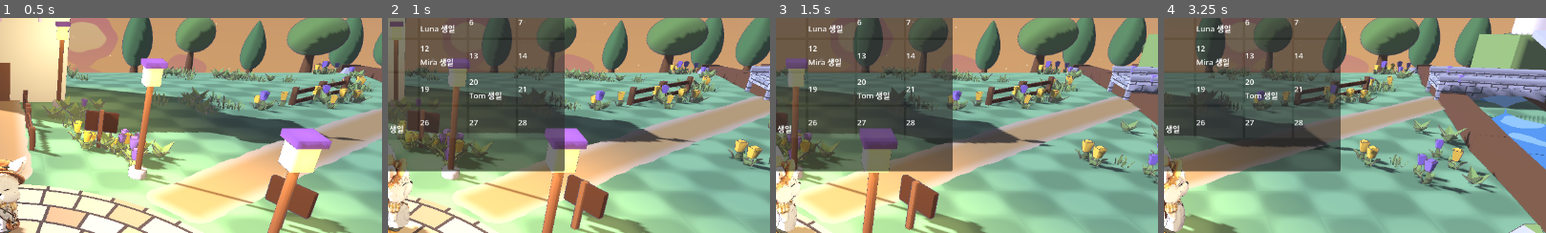
Above: before the commit, frames 1-4 (left to right).
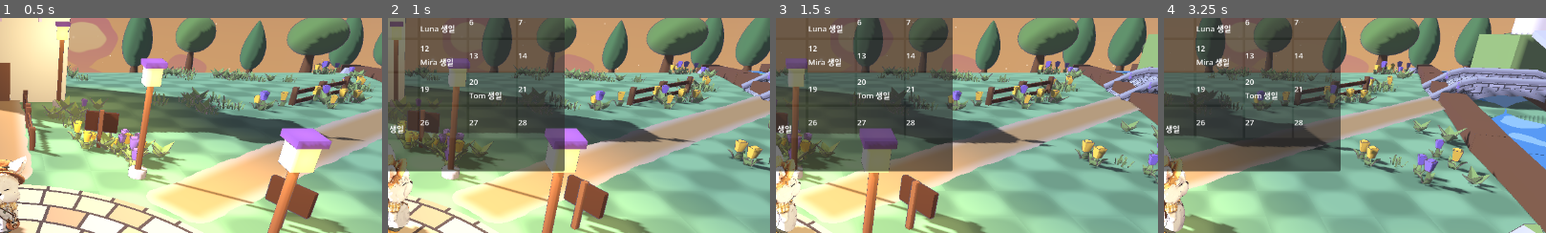
Above: after the commit, the same moments.

Repository: ui2030/cozy_vale
Game: Godot game, scene res://world/world.tscn
Two runs of this game, one before a commit and one after it. Both use one fixed random seed, a clock stepped at 60 frames per second and the inputs below.
Inputs (mouse positions are % of the whole screen's width and height, from its top left):
- Up to frame 1 (0.5 s): no input
- Up to frame 2 (1 s): tap Enter at 0.5 s; move the mouse to (72, 45) at 0.52 s; hold D (move_right) from 0.53 s (still down); hold C (calendar) from 0.53 s (still down); click (72, 45) at 0.67 s; tap Space at 0.77 s
- Up to frame 3 (1.5 s): release D (move_right) at 1.25 s; release C (calendar) at 1.25 s; drag from (30, 55) to (45, 70) at 1.27 s
- Up to frame 4 (3.25 s): move the mouse to (60, 28) at 2.02 s; hold D (move_right) 2.03-2.75 s; hold Q (cycle_seed) 2.03-2.75 s; drag from (45, 70) to (20, 35) at 2.77 s
The pictures show only the part of the screen within x 50-100%, y 25-75%; the shares and areas given below are measured in that part.

Frame 1 is identical in both runs. In frame 2, 0.7% of the frame differs, in the area x 92-100%, y 22-39%; in frame 3, 1.3%; in frame 4, 1.8%, in the area x 67-100%, y 22-42%.

Commit message:
feat: 돌다리 혹등 라운딩 — 데크·난간 곡선화
- deck_top() 단일 출처 = npc_system._deck_y와 동일식(도하 발높이 오차 <0.001 단언)
- 데크·난간·갓돌 12세그먼트 곡선(현 길이 기준, 갓돌 15% 겹침), 끝단 지면과 무턱 접합
- 셰이더 uv_shift 누적 호길이 주입 = 벽돌 켜가 조각 경계에서 안 끊김
- 아치 벽 윗변을 램프 CSG 감산으로 휜 데크 밑에 정합(관정 무틈·강둑 무돌출)
- 등나무 앵커 1.32→1.02(낮아진 난간 추종, 공중 부양 수정)
- 발견 기록: 플레이어는 데크 리프트 없음(기존) — 별도 카드
- 테스트 10종 PASS, 스샷 lookdev/shots/bridge_round

Diff:
--- a/tests/test_core.gd
+++ b/tests/test_core.gd
@@ -425,6 +425,14 @@
 	# ── 데크 높이 리프트 (다리 위에서만 들림 = 발이 물에 안 잠김)
 	assert(absf(N._deck_y(BR[0]) - N.DECK_Y) < 0.001, "다리 중심 = 데크 높이")
 	assert(N._deck_y(BR[0] + Vector2(10, 0)) == 0.0, "다리 밖 = 지면")
+	# ── 휜 데크(캠버) = NPC 발높이 곡선과 동일식 (어긋나면 건너는 동안 발이 돌에 파묻히거나 뜬다)
+	var W2 := preload("res://world/world.gd")
+	for i in 13:
+		var dx := -3.0 + i * 0.5
+		assert(absf(W2.deck_top(dx) - N._deck_y(BR[0] + Vector2(dx, 0))) < 0.001,
+			"데크 상면 x=%.1f (%.3f) ≠ NPC 발높이 (%.3f)" % [dx, W2.deck_top(dx), N._deck_y(BR[0] + Vector2(dx, 0))])
+	assert(W2.deck_top(0.0) == N.DECK_Y, "관정 = DECK_Y")
+	assert(absf(W2.deck_top(3.0) - 0.1) < 0.05, "데크 끝이 지면 상면(0.1)과 턱 없이 물림")
 	# ── 로드/취침 점프: 그 시각 장소에 이미 배치 (단체 행군 방지)
 	GameClock.game_min = 13 * 60
 	_npcsys.snap_to_schedule()
--- a/world/bridge.gdshader
+++ b/world/bridge.gdshader
@@ -13,6 +13,9 @@
 uniform float joint = 0.05;    // 줄눈 두께(모델 단위)
 uniform float tone_var = 0.05; // 돌마다 명도 변주(수제 석재 느낌)
 uniform float curve_strength = 0.006;  // toon.gdshader와 동일 월드 곡률
+// 휜 데크·난간은 세그먼트 박스로 쪼개져 있어 모델좌표가 조각마다 0에서 다시 시작한다.
+// 조각 중심까지의 누적 호길이를 넣어 주면 벽돌 켜가 리셋되지 않고 이어진다(0 = 통짜 지오메트리).
+uniform vec2 uv_shift = vec2(0.0);
 
 // toon.gdshader와 같은 수채 단조 파라미터
 uniform float shadow_level : hint_range(0.0, 1.0) = 0.55;
@@ -48,6 +51,7 @@
 	} else {
 		uv = vec2(mpos.x, mpos.y);
 	}
+	uv += uv_shift;
 	float rowf = uv.y / course;
 	float row = floor(rowf);
 	float u = uv.x / brick + mod(row, 2.0) * 0.5;  // 켜마다 반 장 어긋남(벽돌 쌓기)
--- a/world/decor.gd
+++ b/world/decor.gd
@@ -672,7 +672,9 @@
 		for fs in [-1.0, 1.0]:
 			for ps in [-1.0, 1.0]:
 				var q: Vector2 = br + flow * (1.5 * fs) + perp * (2.2 * ps)
-				_drape(root, Vector3(q.x, 1.32, q.y), 0.45)
+				# 1.02 = 캠버 데크 갓돌 상단(world.gd deck_top(2.2)+0.40) — 혹등다리 v2에서 난간이
+				# 곡선을 타고 내려가므로 옛 평데크 값(1.32)이면 30cm 공중에 뜬다(스샷 실증).
+				_drape(root, Vector3(q.x, 1.02, q.y), 0.45)
 
 # 점 p에서 가장 가까운 강 세그먼트의 흐름 방향(y회전각) — world.gd _river_dir_at와 같은 식.
 func _river_dir_at(p: Vector2) -> float:
--- a/world/world.gd
+++ b/world/world.gd
@@ -23,9 +23,10 @@
 	return m
 
 # 돌다리 석조(벽돌 켜 쌓기) 머티리얼. 외곽선은 make_solid과 같은 next_pass 방식.
-func _bridge_mat() -> ShaderMaterial:
+func _bridge_mat(uv_shift := 0.0) -> ShaderMaterial:
 	var m := ShaderMaterial.new()
 	m.shader = BRIDGE_SHADER
+	m.set_shader_parameter("uv_shift", Vector2(uv_shift, 0.0))  # 휜 데크 세그먼트의 벽돌 켜 이어붙이기
 	var o := ShaderMaterial.new()
 	o.shader = ToonChar.OUTLINE
 	o.set_shader_parameter("width", 0.004)
@@ -682,22 +683,65 @@
 # 로컬 프레임(holder에 rotation.y=ang): +X = 강을 가로지름, +Z = 흐름 방향, 원점 = 다리 중심.
 #
 # 통행 계약 불변:
-#  · 데크 박스(6×0.3×3, 중심 y=0.75 → 상면 0.9)는 값까지 그대로다 — npc_system.DECK_Y=0.9 파생.
+#  · 데크 상면은 관정(x=0)에서 y=0.9 — npc_system.DECK_Y=0.9 파생. 아래 deck_top()이 그 단일 출처다.
 #  · 중앙 통로 z∈(-1.3,1.3)엔 아무것도 새로 넣지 않는다. 다리엔 충돌이 없어 플레이어·NPC는
 #    데크 아래 지면 높이로 지나간다 — 아치 구조를 통로에 채우면 캐릭터가 돌 속에 파묻힌다.
 #    그래서 아치는 양 측벽(스팬드럴)에만 뚫고, 가운데는 예전처럼 비워 둔다.
 #  · 충돌체 0 유지(CSGShape3D.use_collision 기본 false).
 const ARCH_R := 3.5     # 아치 원 반지름 — 크면 완만한 세그먼트 아치. 데크 밑(0.6) 안에 들어가야 한다.
-const ARCH_CY := -2.90  # 아치 원 중심 y (관정 = ARCH_CY + ARCH_R = 0.60 = 데크 밑면, 스프링 = 지면 y0)
+const ARCH_CY := -2.90  # 아치 원 중심 y (관정 = ARCH_CY + ARCH_R = 0.60 = 관정의 데크 밑면, 스프링 = 지면 y0)
 const ARCH_N := 11      # 홍예석(voussoir) 개수 — 아치 곡선을 두르는 다듬돌
+
+# ── 캠버(둥근 등마루) ────────────────────────────────────────────────
+# 데크 상면 높이 = npc_system._deck_y 와 **같은 식**이다. NPC는 데크 축(로컬 z=0) 위를 걷고
+# 경유 웨이포인트도 축 위라 반경거리 d = |x| — 두 식이 같은 곡선을 그린다. 그래서 건너는 동안
+# 발이 데크에 파묻히거나 뜨지 않는다(세그먼트 현 처짐 ≤0.047만 남는다).
+# 끝(|x|=3)은 0.103 ≈ 지면 상면 0.1이라 턱 없이 물린다. 최대 경사 35.4°로, 셰이더가 투영축을
+# 뒤집는 45°보다 낮아 벽돌 패턴이 경사면에서 꺾이지 않는다.
+const DECK_Y := 0.9        # 관정 높이 = npc_system.DECK_Y
+const DECK_RISE0 := 3.4    # 여기서 지면(= npc_system.DECK_HALF)
+const DECK_RISE1 := 1.5    # 여기부터 관정 평탄(= DECK_HALF - 1.9)
+const DECK_HALF_X := 3.0   # 경간 6의 절반
+const DECK_SEG := 12       # 곡선을 나눈 판석 수 (현 곡률에서 현 처짐 ≤0.047)
+
+static func deck_top(x: float) -> float:
+	return DECK_Y * smoothstep(DECK_RISE0, DECK_RISE1, absf(x))
 
 func _arch_bridge(parent: Node, at: Vector2, ang: float) -> void:
 	var h := Node3D.new()
 	h.position = Vector3(at.x, 0, at.y)
 	h.rotation.y = ang
 	parent.add_child(h)
-	# 데크(보도) — 위치·크기 불변, 재질만 석조 벽돌 패턴으로.
-	_box(h, Vector3(0, 0.75, 0), Vector3(6, 0.3, 3), C_STONE, 0.0).material_override = _bridge_mat()
+	# 데크·난간·갓돌을 deck_top() 곡선 위 세그먼트로 깐다(= 휜 데크). 세그먼트 상면이 현(chord)에
+	# 놓이도록 로컬 수직으로 두께의 절반만큼 내린다. 길이는 dx가 아니라 현 길이여야 한다 —
+	# 경사 35°에서 dx만 쓰면 조각 사이가 벌어진다.
+	var s_run := 0.0  # 누적 호길이 → 셰이더 uv_shift(조각마다 벽돌 켜가 리셋되지 않게)
+	for i in DECK_SEG:
+		var x0 := lerpf(-DECK_HALF_X, DECK_HALF_X, i / float(DECK_SEG))
+		var x1 := lerpf(-DECK_HALF_X, DECK_HALF_X, (i + 1) / float(DECK_SEG))
+		var y0 := deck_top(x0)
+		var y1 := deck_top(x1)
+		var th := atan2(y1 - y0, x1 - x0)
+		var chord := Vector2(x1 - x0, y1 - y0).length()
+		var mid := Vector3((x0 + x1) * 0.5, (y0 + y1) * 0.5, 0)
+		var up := Vector3(-sin(th), cos(th), 0)  # 세그먼트 로컬 수직
+		var shift := s_run + chord * 0.5         # BoxMesh는 중심이 원점 → 중심까지의 호길이
+		s_run += chord
+		var deck := _box(h, mid - up * 0.15, Vector3(chord * 1.06, 0.3, 3), C_STONE, 0.0)
+		deck.rotation.z = th
+		deck.material_override = _bridge_mat(shift)
+		for s in [1.0, -1.0]:
+			# 난간(파라펫) — 데크 상면에서 0.27, 갓돌 상단은 그 위 0.13(평평했을 때의 0.90/1.035/1.30과
+			# 같은 상대 배치). ponytail: decor.gd 등나무 앵커는 y=1.32 상수라 |x|=2.2에선 난간 위
+			# 0.30에 뜬다 — decor.gd가 이 함수(deck_top)를 쓰도록 고치는 건 별도 카드.
+			var rail := _box(h, mid + up * 0.135 + Vector3(0, 0, 1.5 * s), Vector3(chord * 1.06, 0.27, 0.20), C_STONE, 0.0)
+			rail.rotation.z = th
+			rail.material_override = _bridge_mat(shift)
+			# 갓돌·이맛돌은 벽돌 패턴 없는 다듬돌(민면). C_STONE 그대로면 정오 직광에서 흰색으로
+			# 포화해 벽돌면과 붙는다(실측) — 한 단 낮춰야 매끈한 돌로 읽힌다.
+			# 조각을 15% 겹쳐 꺾인 이음매를 메운다(민면이라 겹침이 안 보인다).
+			var cap := _cyl(h, mid + up * 0.27 + Vector3(0, 0, 1.5 * s), 0.13, chord * 1.15, C_DRESSED, 0.004)
+			cap.rotation.z = PI * 0.5 + th
 	# 아치 측벽 2장 − 원기둥 = 단경간 세그먼트 아치(관정 y=0.60 = 데크 밑면, 스프링 ±1.96).
 	# 수면(폭3.0·상면0.23) 위로 3.13 트인다. 벽 밑(-0.1)은 지면에 묻혀 접지로 읽힌다.
 	var arch := CSGCombiner3D.new()
@@ -706,6 +750,17 @@
 		w.size = Vector3(6, 1.0, 0.25)
 		w.position = Vector3(0, 0.4, 1.425 * s)
 		arch.add_child(w)
+	# 벽 윗변을 휜 데크 밑으로 깎는다. 지켜야 할 통로: deck_top(x)-0.3 ≤ 벽 윗변 ≤ deck_top(x)
+	# (관정에선 데크 밑면과 맞물려 틈이 안 보이고, 강둑 쪽에선 보도 위로 벽이 솟지 않는다).
+	# 컷 = 스무스스텝의 현((1.5,0.9)→(3.4,0))을 0.15 내린 직선. 스무스스텝은 제 현과 최대 0.085
+	# 차이라 0.3 통로 안에 여유 0.065로 들어간다 — 곡선용 커스텀 메시 없이 박스 2장으로 끝난다.
+	for s in [1.0, -1.0]:
+		var ramp := CSGBox3D.new()
+		ramp.size = Vector3(8, 4, 3.4)  # 로컬 (-4,-2) 모서리가 (±1.5, 0.75)에 오도록 배치
+		ramp.position = Vector3(5.973 * s, 0.845, 0)
+		ramp.rotation.z = -0.4423 if s > 0.0 else PI + 0.4423  # 박스는 중심대칭 → 반대편은 180° 돌려 반사
+		ramp.operation = CSGShape3D.OPERATION_SUBTRACTION
+		arch.add_child(ramp)
 	var cut := CSGCylinder3D.new()
 	cut.radius = ARCH_R
 	cut.height = 3.4          # 측벽 두 장을 한 번에 관통
@@ -717,13 +772,6 @@
 	arch.material_override = _bridge_mat()
 	h.add_child(arch)
 	for s in [1.0, -1.0]:
-		# 난간(파라펫) — 예전 난간(z 1.40~1.60, 상단 1.30)과 발자국이 같다: 데크 상면을 더
-		# 잠식하지 않고, decor.gd 등나무 앵커(z=±1.5, y=1.32)도 그대로 난간 위에 얹힌다.
-		_box(h, Vector3(0, 1.035, 1.5 * s), Vector3(6, 0.27, 0.20), C_STONE, 0.0).material_override = _bridge_mat()
-		# 갓돌·이맛돌은 벽돌 패턴 없는 다듬돌(민면). C_STONE 그대로면 정오 직광에서 흰색으로
-		# 포화해 벽돌면과 붙는다(실측) — 한 단 낮춰야 매끈한 돌로 읽힌다.
-		var cap := _cyl(h, Vector3(0, 1.17, 1.5 * s), 0.13, 6.1, C_DRESSED, 0.004)  # 둥근 갓돌(상단 1.30)
-		cap.rotation.z = PI * 0.5
 		# 홍예석(voussoir) 링 — 아치 곡선을 다듬돌로 두른다. 개구부가 낮고 넓어(수면 위 높이 0.37)
 		# 곡선만으론 슬릿처럼 읽혔다(실측) — 컨셉아트 "강가 다리"처럼 링이 있어야 아치로 보인다.
 		# 통로(z<1.3) 침범 금지 — 측벽 두께 안에만 두고 바깥으로 0.05 튀어나온다.
